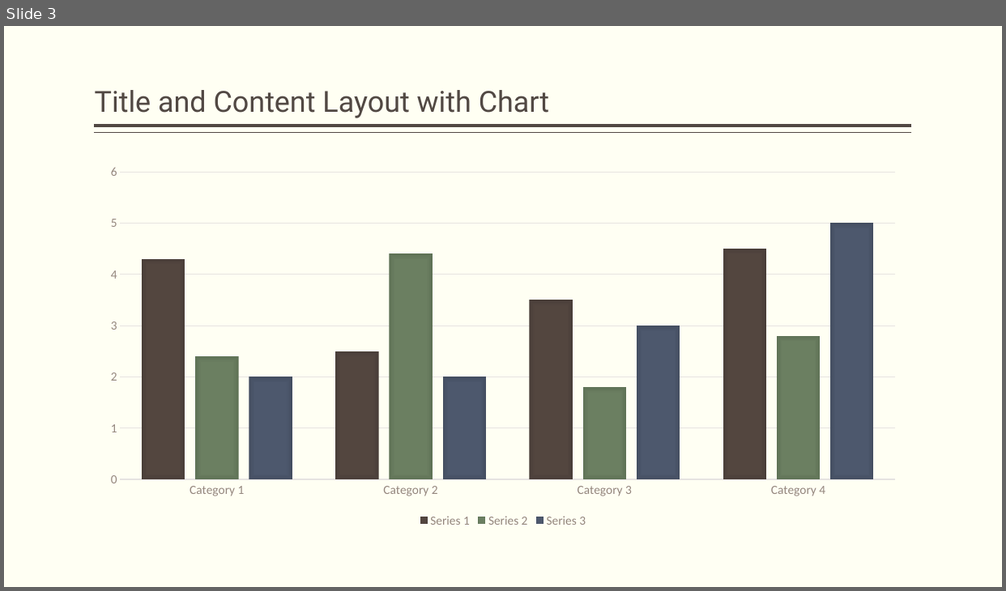
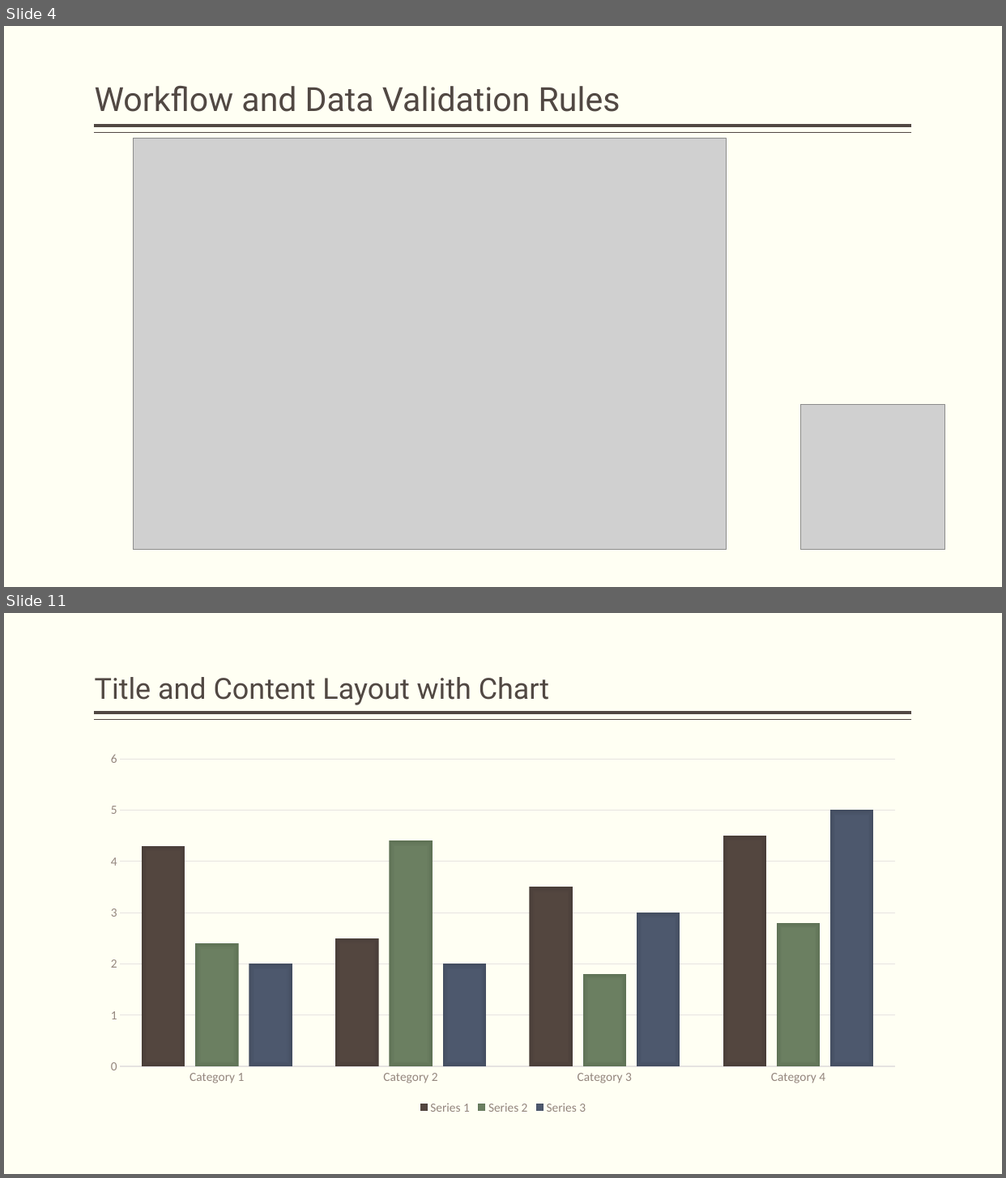
Before and after one commit to as-az01/QA-ProductDevDM05, a slide deck: LibrarySystemValidation.pptx. Shown one above the other, each under a label of ours: slide 3 before the commit, slides 4 and 11 after it; the slides between them are not shown. The pictures are 1006x591 and 1006x1178 pixels, drawn with LibreOffice and Linux fonts; fonts in the diff are those of the drawing; grey boxes stand for pictures. Boxes give left, top, right and bottom in pixels: in the first picture for what was removed or moved away, otherwise in the second. Text is boxed around its words. In the diff, an @@ line names an element or a change of style, - is before the commit and + after.

```diff
--- a/LibrarySystemValidation.pptx
+++ b/LibrarySystemValidation.pptx
@@ slide 4 added at bbox=[4, 26, 1002, 587], background #FFFFF3; not listed: 2 template elements that a slide beside it also shows @@
@@ title added at bbox=[95, 86, 620, 112], 32 pt, text #514843 @@
+Workflow and Data Validation Rules
@@ picture added at bbox=[133, 139, 727, 550] @@
@@ picture added at bbox=[801, 405, 945, 550] @@
@@ what was slide 3 is now slide 11 @@
```
Also in this commit, not shown: 2 slides changed, 8 other slides added, 8 slides removed, 2 other files.
